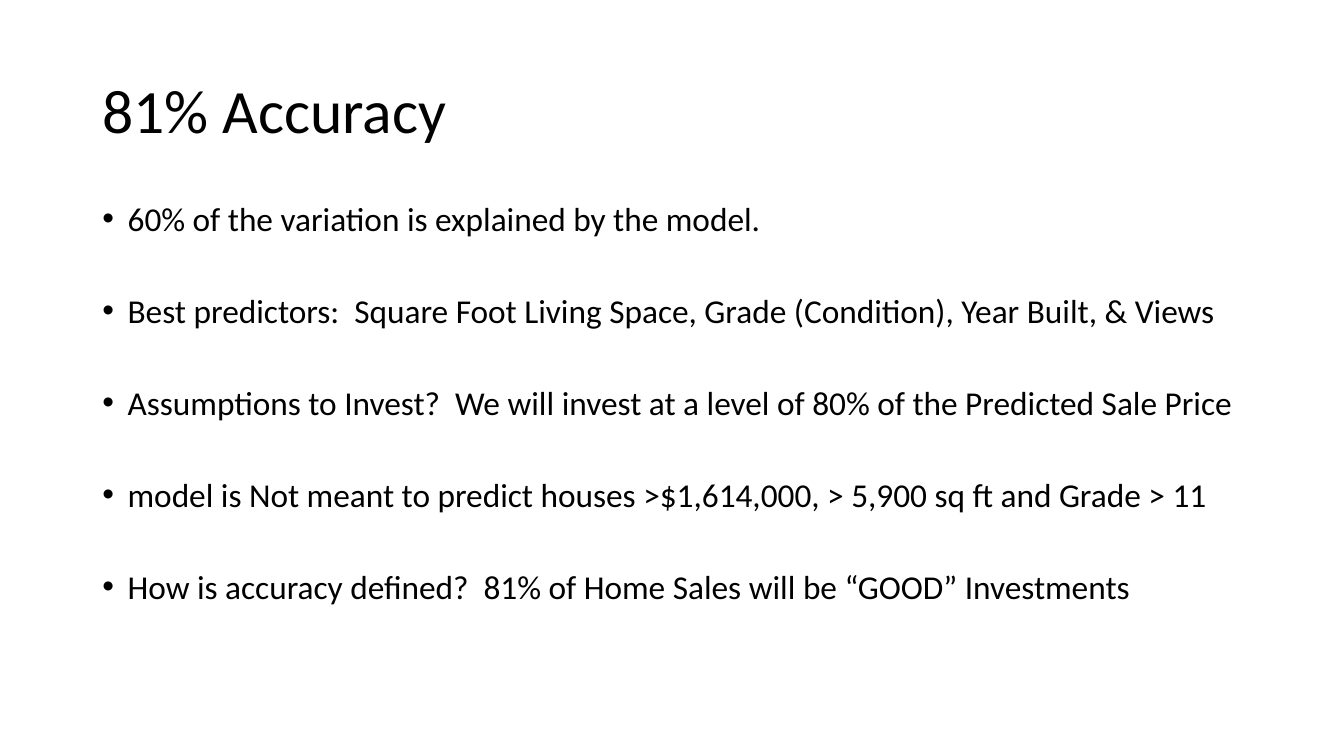
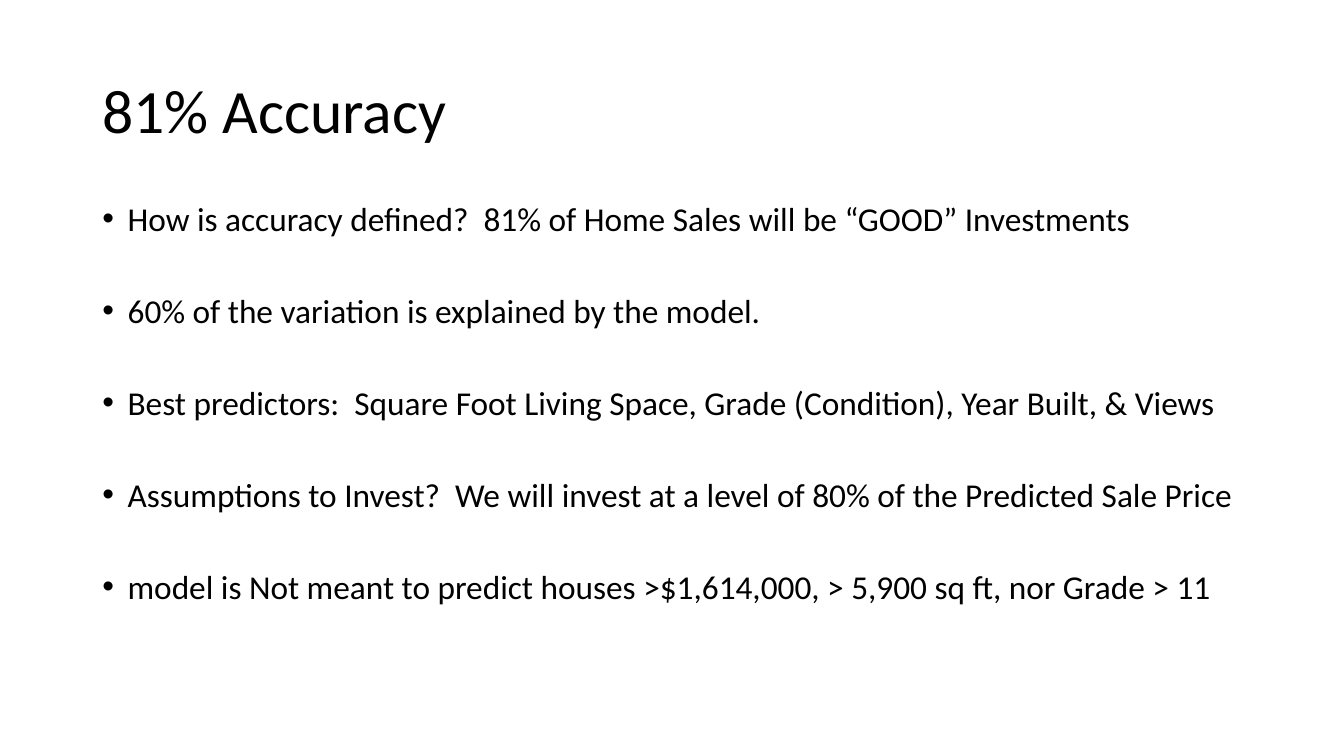
Before and after one commit to joewebb11/dsc-1-final-project-online-ds-pt-112618, a slide deck: slide 3 of Presentation.pptx. Drawn at 1344x756 pixels with LibreOffice and Linux fonts; fonts in the diff are those of the drawing. Boxes give left, top, right and bottom in pixels: in the first picture for what was removed or moved away, otherwise in the second. Text is boxed around its words. In the diff, an @@ line names an element or a change of style, - is before the commit and + after.

```diff
--- a/Presentation.pptx
+++ b/Presentation.pptx
@@ text at [128,207,1130,237]: paragraph added @@
+• How is accuracy defined? 81% of Home Sales will be “GOOD” Investments
@@ text at [128,576,1211,605]: text changed @@
-• model is Not meant to predict houses >$1,614,000, > 5,900 sq ft and Grade > 11
-• How is accuracy defined? 81% of Home Sales will be “GOOD” Investments
+• model is Not meant to predict houses >$1,614,000, > 5,900 sq ft, nor Grade > 11
```
Also in this commit, not shown: 3 other slides changed, 2 other files.
